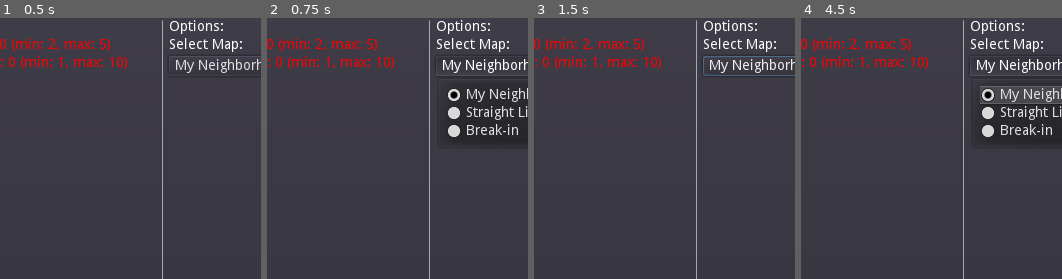
Above: before the commit, frames 1-4 (left to right).
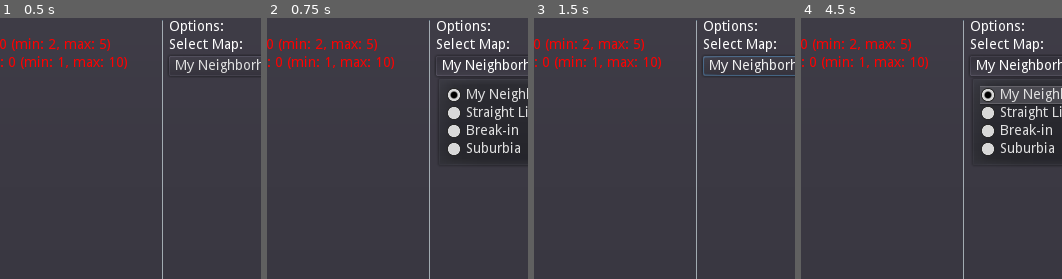
Above: after the commit, the same moments.

Repository: FugitiveTheGame/Fugitive
Game: Godot game, scene res://screens/lobby/Lobby.tscn
The game is run twice, just before and just after one commit, with the same random seed, the same clock (stepped at 60 frames per second) and the same inputs. This scene is started directly instead of the project's main scene.
Inputs:
- Up to frame 1 (0.5 s): no input
- Up to frame 2 (0.75 s): click "My Neighborhood" at 0.5 s
- Up to frame 3 (1.5 s): click "X" at 1.25 s
- Up to frame 4 (4.5 s): click "Help" at 2 s; tap Enter at 2.75 s; hold Right (ui_right) 2.78-3.53 s; hold H (car_horn) 2.78-3.53 s; hold Down (ui_down) 3.53-4.28 s; tap Shift (sprint) at 3.6 s; tap Space at 4.25 s; hold Right (ui_right) from 4.28 s (still down); hold E (use) from 4.28 s (still down)
The pictures show only the part of the screen within x 19-69%, y 18-68%; the shares and areas given below are measured in that part.

Frame 1 is identical in both runs. In frame 2, 0.6% of the frame differs, in the area x 68-97%, y 47-53%; in frame 3, nothing differs; in frame 4, 0.6%.

Commit message:
Added new map to lobby selection

Diff:
--- a/screens/lobby/Lobby.gd
+++ b/screens/lobby/Lobby.gd
@@ -211,8 +211,10 @@
 			return 'res://maps/map_01/Map_01.tscn'
 		1:
 			return 'res://maps/map_02/Map_02.tscn'
-		25:
+		2:
 			return 'res://maps/map_breakin/Map_breakin.tscn'
+		3:
+			return 'res://maps/map_03/Map_03.tscn'
 		_:
 			return 'ERROR'
 
--- a/screens/lobby/Lobby.tscn
+++ b/screens/lobby/Lobby.tscn
@@ -145,7 +145,7 @@
 margin_right = 243.0
 margin_bottom = 56.0
 text = "My Neighborhood"
-items = [ "My Neighborhood", null, false, 0, null, "Straight Line", null, false, 1, null, "Break-in", null, false, 25, null ]
+items = [ "My Neighborhood", null, false, 0, null, "Straight Line", null, false, 1, null, "Break-in", null, false, 25, null, "Suburbia", null, false, 3, null ]
 selected = 0
 
 [node name="WinnerLabel" type="Label" parent="MainPanel/OuterContainer"]
